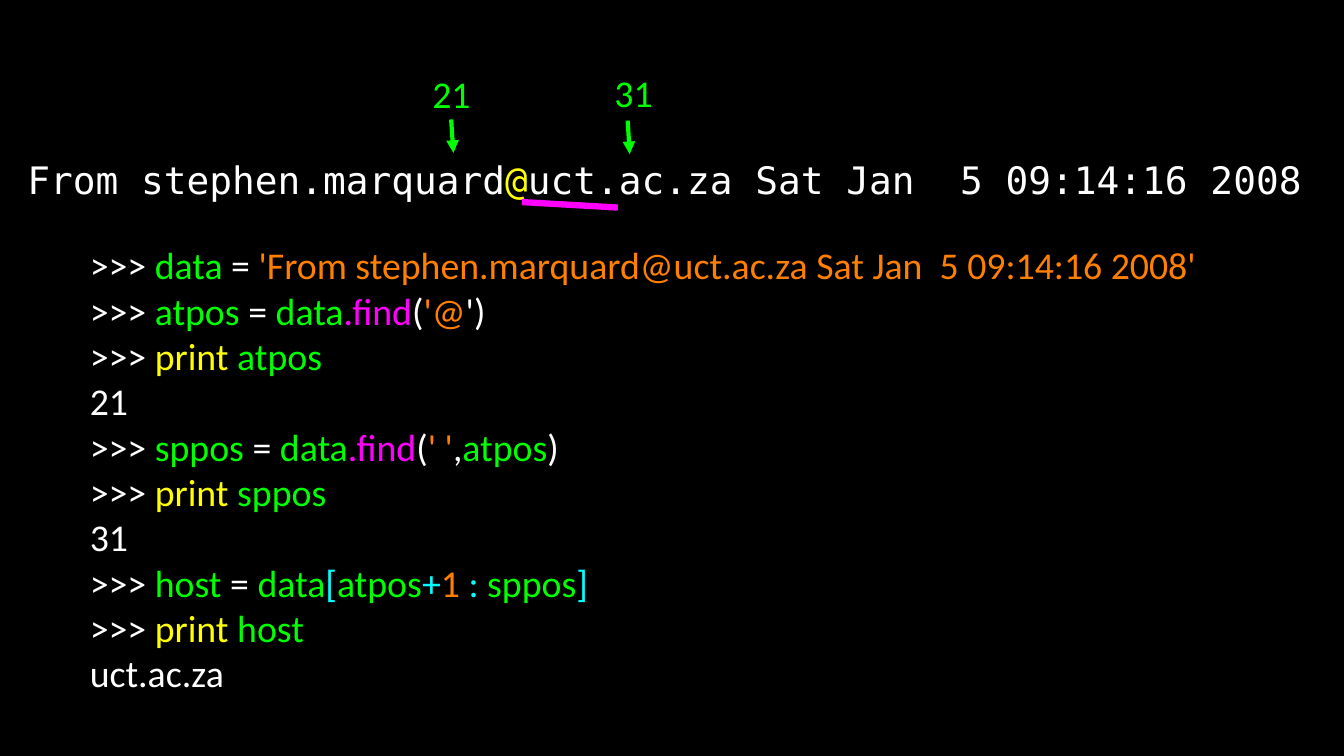
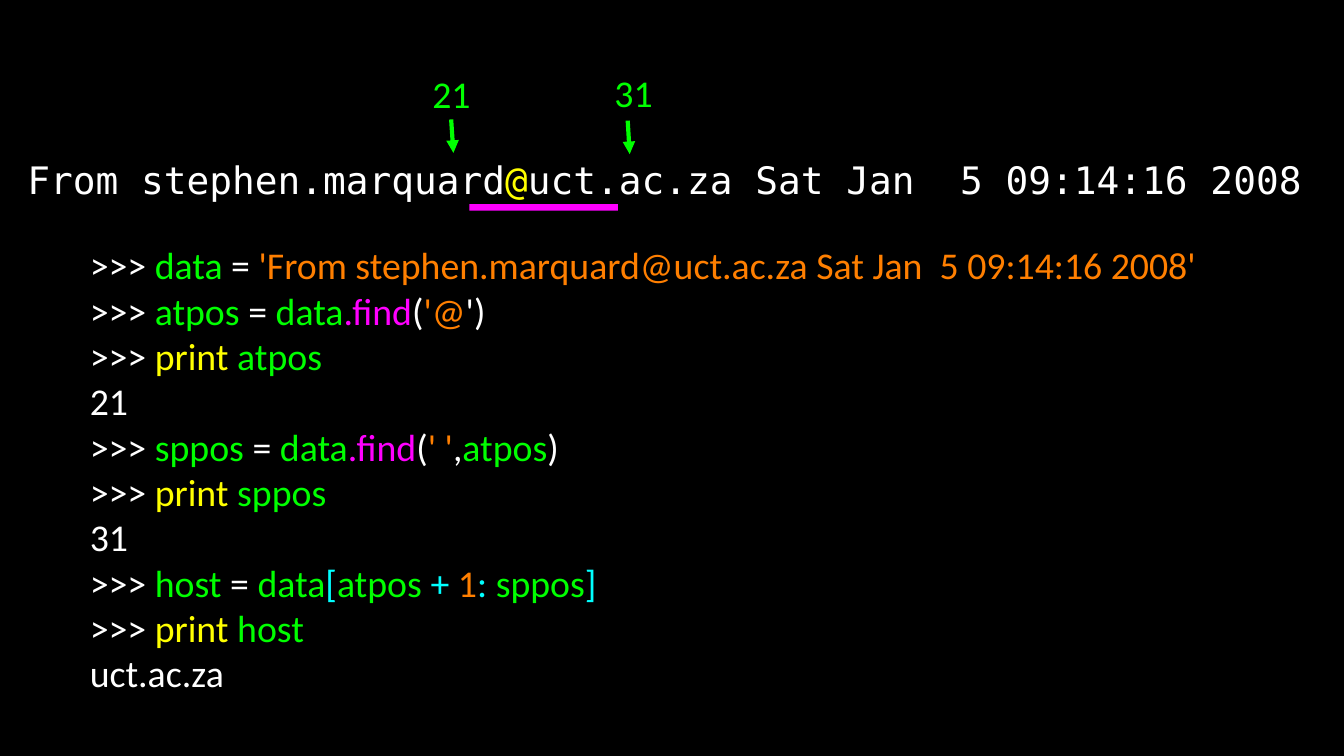
Before and after one commit to jalexander1/Python_Course_Slideware, a slide deck: slide 33 of PythonCourse_06_Strings.ppt (slide 32 before the commit). Drawn at 1344x756 pixels with LibreOffice and Linux fonts; fonts in the diff are those of the drawing. Boxes give left, top, right and bottom in pixels: in the first picture for what was removed or moved away, otherwise in the second. Text is boxed around its words. In the diff, an @@ line names an element or a change of style, - is before the commit and + after.

```diff
--- a/PythonCourse_06_Strings.ppt
+++ b/PythonCourse_06_Strings.ppt
@@ line moved from (525, 203) - (615, 207) to (472, 207) - (615, 207) @@
@@ text at [155,569,597,603]: spaces changed @@
->>> host = data[atpos+1 : sppos]
+>>> host = data[atpos + 1: sppos]
```
Also in this commit, not shown: 8 other slides changed, 2 slides added, 1 slide removed, 6 other files.
